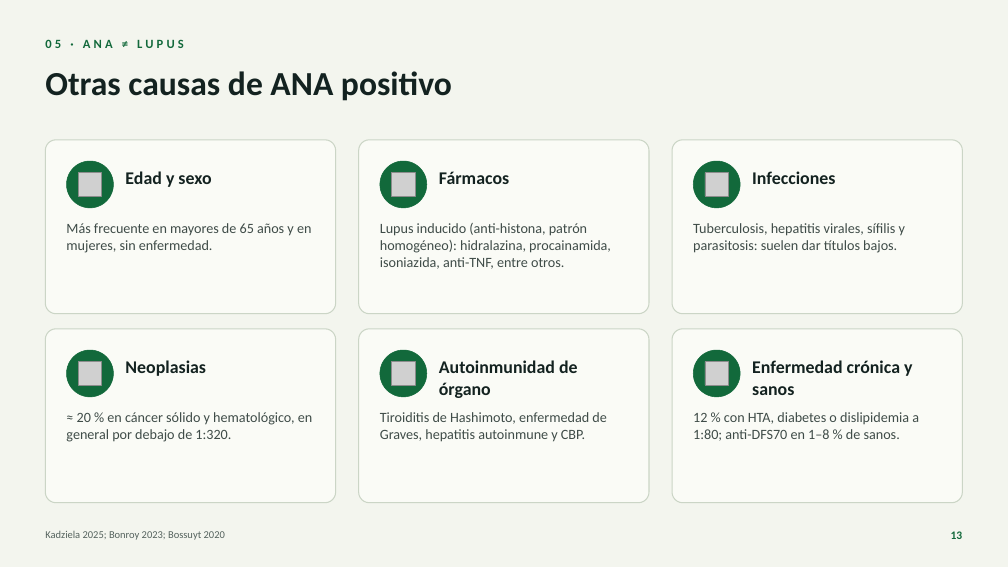
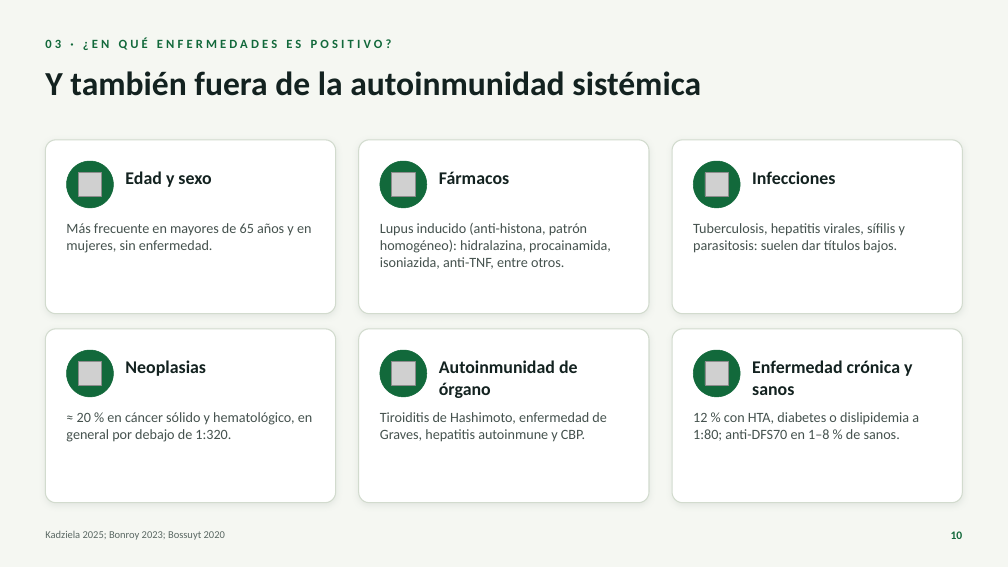
Before and after one commit to nestor120512/nes, a slide deck: slide 10 of ANA_para_el_internista.pptx (slide 13 before the commit). Drawn at 1008x567 pixels with LibreOffice and Linux fonts; fonts in the diff are those of the drawing; grey boxes stand for pictures. Boxes give left, top, right and bottom in pixels: in the first picture for what was removed or moved away, otherwise in the second. Text is boxed around its words. In the diff, an @@ line names an element or a change of style, - is before the commit and + after.

```diff
--- a/ANA_para_el_internista.pptx
+++ b/ANA_para_el_internista.pptx
@@ background #F3F5EE to #F5F7F2 @@
@@ text at (x1=45, y1=38, x2=392, y2=50): text changed @@
-05 · ANA ≠ LUPUS
+03 · ¿EN QUÉ ENFERMEDADES ES POSITIVO?
@@ title at (x1=45, y1=71, x2=701, y2=96): text changed @@
-Otras causas de ANA positivo
+Y también fuera de la autoinmunidad sistémica
@@ page number at (x1=951, y1=531, x2=963, y2=539): text changed @@
-13
+10
```
Also in this commit, not shown: 26 other slides changed, 1 slide added.
